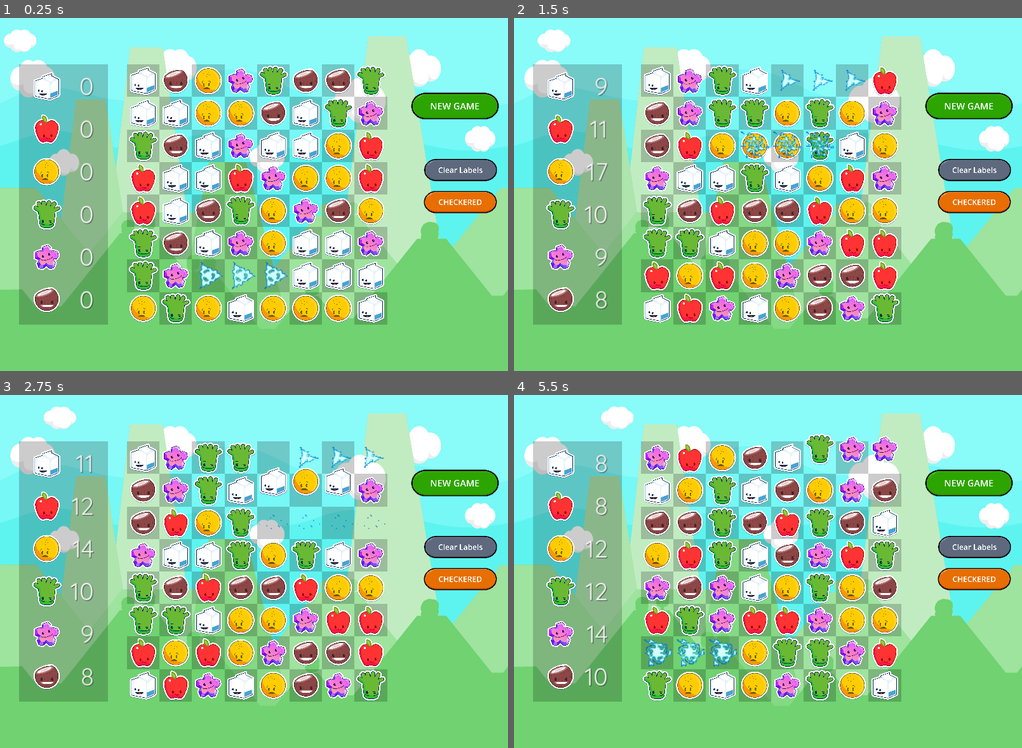
Above: before the commit, frames 1-4 (two rows, left to right).
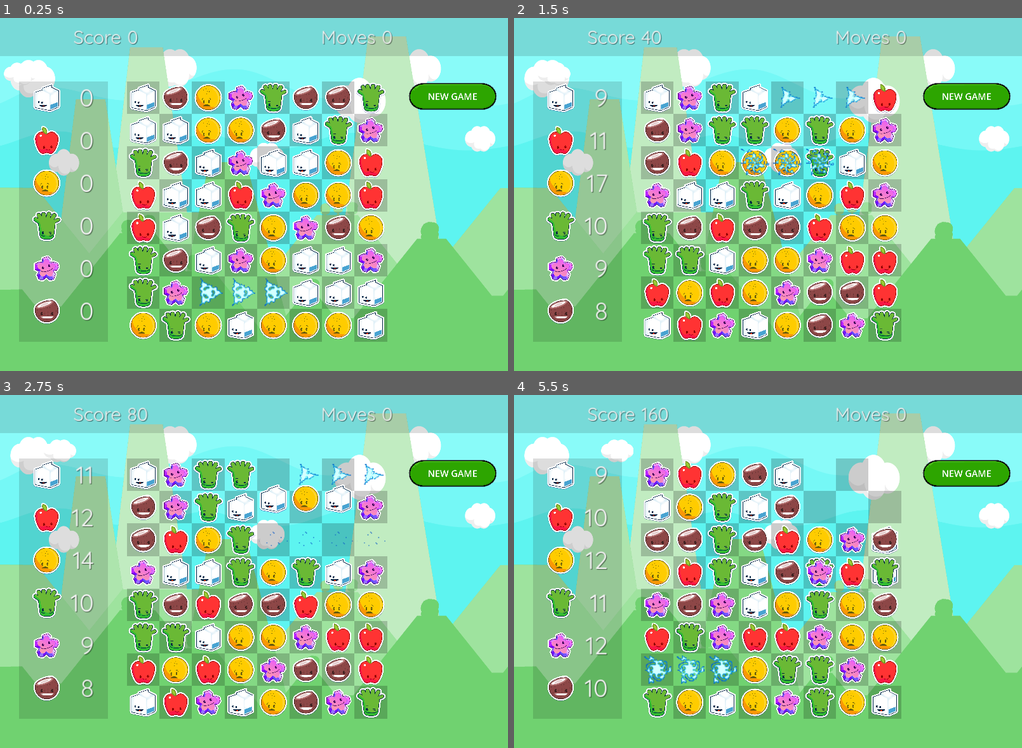
Above: after the commit, the same moments.

Repository: gitbrent/godot-match-3
Game: Godot game, scene res://game/game.tscn
Same seed, same stepped clock (60 frames per second), same inputs: the game is played once before the commit and once after it. Before the commit the project starts from res://game.tscn.
Inputs (mouse positions are in pixels of both pictures, inside the frame that each line leads up to):
- Up to frame 1 (0.25 s): no input
- Up to frame 2 (1.5 s): click "NEW GAME" at 0.5 s; click "NEW GAME" at 1.25 s
- Up to frame 3 (2.75 s): click (462, 546) at 2 s, where only the run before the commit has a clickable "Clear Labels"
- Up to frame 4 (5.5 s): click (976, 578) at 2.75 s, where only the run before the commit has a clickable "CHECKERED"; click (976, 546) at 3.5 s, where only the run before the commit has a clickable "Clear Labels"; click (976, 578) at 4.25 s, where only the run before the commit has a clickable "CHECKERED"; click "NEW GAME" at 5 s

The runs differ from the first frame. In frame 1, 51% of the frame differs, in the area x 0-100%, y 0-92%; in frame 2, 51%; in frame 3, 50%; in frame 4, 51%.

Commit message:
moved files

Diff:
--- a/animated_cloud.tscn
+++ b/game/animated_cloud.tscn
@@ -17,7 +17,7 @@
 "times": PackedFloat32Array(0, 30),
 "transitions": PackedFloat32Array(1, 1),
 "update": 0,
-"values": [Vector2(64, 90), Vector2(1936, 90)]
+"values": [Vector2(64, 220), Vector2(1936, 220)]
 }
 
 [sub_resource type="AnimationLibrary" id="AnimationLibrary_5m8mq"]
@@ -36,11 +36,14 @@
 
 [node name="Debug-Panel" type="Panel" parent="."]
 visible = false
+anchors_preset = 10
+anchor_right = 1.0
 offset_right = 2000.0
-offset_bottom = 180.0
+offset_bottom = 150.0
+grow_horizontal = 2
 
 [node name="Sprite2D" type="Sprite2D" parent="."]
-position = Vector2(64, 90)
+position = Vector2(64, 220)
 texture = ExtResource("2_vo0va")
 
 [node name="AnimationPlayer" type="AnimationPlayer" parent="."]
--- a/game.gd
+++ b/game/game.gd
@@ -2,6 +2,7 @@
 # SCENES
 @onready var game_board:GameBoard = $Board
 @onready var game_stats:VBoxContainer = $GameStats
+@onready var game_top_h_box:HBoxContainer = $GameTopHBox
 
 func _ready():
 	game_board.connect("props_updated_moves", self._on_props_updated_moves)
@@ -17,15 +18,11 @@
 	game_stats.get_child(4).get_child(1).text = str(gems_dict["PURPLE"])
 	game_stats.get_child(5).get_child(1).text = str(gems_dict["BROWN"])
 
+func _on_props_updated_score(score:int):
+	game_top_h_box.get_child(0).get_child(1).text = str(score)
+
 func _on_props_updated_moves(moves:int):
-	# TODO: name labels, then update base on this
-	#game_stats.get_child(4).get_child(1).text = str(moves)
-	print("TODO:") # TODO:
-
-func _on_props_updated_score(score:int):
-	# TODO: name labels, then update base on this
-	#game_stats.get_child(5).get_child(1).text = str(score)
-	print("TODO:") # TODO:
+	game_top_h_box.get_child(1).get_child(1).text = str(moves)
 
 func _on_newgame_button_pressed():
 	game_board.new_game()
--- a/game.tscn
+++ b/game/game.tscn
@@ -1,13 +1,14 @@
 [gd_scene load_steps=19 format=3 uid="uid://b5bfm2244ywxk"]
 
-[ext_resource type="Script" path="res://game.gd" id="1_ewnxx"]
+[ext_resource type="Script" path="res://game/game.gd" id="1_ewnxx"]
 [ext_resource type="Texture2D" uid="uid://cnlqirgwr8d4" path="res://assets/bkgd/Background.png" id="1_h8otn"]
 [ext_resource type="PackedScene" uid="uid://x4qq2j3l7nvb" path="res://game_board/board.tscn" id="2_2ltbx"]
-[ext_resource type="PackedScene" uid="uid://d0yw6oyw3qib0" path="res://animated_cloud.tscn" id="3_a1y13"]
+[ext_resource type="PackedScene" uid="uid://d0yw6oyw3qib0" path="res://game/animated_cloud.tscn" id="3_a1y13"]
 [ext_resource type="Texture2D" uid="uid://b8biy2iputyhe" path="res://assets/gems/characters_0002.png" id="3_qywvx"]
 [ext_resource type="Texture2D" uid="uid://duau66qew6757" path="res://assets/gems/characters_0001.png" id="3_sh4xh"]
+[ext_resource type="Theme" uid="uid://c58sv51ac2qkl" path="res://themes/game_top_label_theme.tres" id="4_1evut"]
 [ext_resource type="Texture2D" uid="uid://vu6oui2n7024" path="res://assets/gems/characters_0003.png" id="4_2reex"]
-[ext_resource type="Theme" uid="uid://1cdmnqyil8gy" path="res://game_stats_label_theme.tres" id="4_xf0vf"]
+[ext_resource type="Theme" uid="uid://1cdmnqyil8gy" path="res://themes/game_stats_label_theme.tres" id="4_xf0vf"]
 [ext_resource type="Texture2D" uid="uid://byliae6aa6ki2" path="res://assets/gems/characters_0005.png" id="5_g428h"]
 [ext_resource type="Texture2D" uid="uid://2vrsevjv4w43" path="res://assets/gems/characters_0007.png" id="6_ot4tf"]
 [ext_resource type="Texture2D" uid="uid://b1o34xq1pq82y" path="res://assets/gems/characters_0006.png" id="7_o4d3d"]
@@ -20,10 +21,7 @@
 bg_color = Color(0, 0, 0, 0.666667)
 
 [sub_resource type="StyleBoxFlat" id="StyleBoxFlat_k3sk6"]
-bg_color = Color(0, 0, 0, 0.2)
-
-[sub_resource type="StyleBoxFlat" id="StyleBoxFlat_imdoc"]
-bg_color = Color(0, 0, 0, 0.411765)
+bg_color = Color(0, 0, 0, 0.133333)
 
 [node name="Game" type="Node2D"]
 script = ExtResource("1_ewnxx")
@@ -47,18 +45,65 @@
 grow_vertical = 2
 theme_override_styles/panel = SubResource("StyleBoxFlat_103kv")
 
+[node name="GameTopBkgd" type="Panel" parent="."]
+anchors_preset = 10
+anchor_right = 1.0
+offset_right = 2000.0
+offset_bottom = 150.0
+grow_horizontal = 2
+theme_override_styles/panel = SubResource("StyleBoxFlat_k3sk6")
+
+[node name="GameTopHBox" type="HBoxContainer" parent="."]
+custom_minimum_size = Vector2(2000, 150)
+offset_right = 40.0
+offset_bottom = 40.0
+
+[node name="HBoxContainer1" type="HBoxContainer" parent="GameTopHBox"]
+layout_mode = 2
+size_flags_horizontal = 3
+
+[node name="Label" type="Label" parent="GameTopHBox/HBoxContainer1"]
+layout_mode = 2
+size_flags_horizontal = 3
+theme = ExtResource("4_1evut")
+text = "Score "
+horizontal_alignment = 2
+
+[node name="Value" type="Label" parent="GameTopHBox/HBoxContainer1"]
+layout_mode = 2
+size_flags_horizontal = 3
+theme = ExtResource("4_1evut")
+text = "0"
+
+[node name="HBoxContainer2" type="HBoxContainer" parent="GameTopHBox"]
+layout_mode = 2
+size_flags_horizontal = 3
+
+[node name="Label" type="Label" parent="GameTopHBox/HBoxContainer2"]
+layout_mode = 2
+size_flags_horizontal = 3
+theme = ExtResource("4_1evut")
+text = "Moves "
+horizontal_alignment = 2
+
+[node name="Value" type="Label" parent="GameTopHBox/HBoxContainer2"]
+layout_mode = 2
+size_flags_horizontal = 3
+theme = ExtResource("4_1evut")
+text = "0"
+
 [node name="GameStatsBkgd" type="Panel" parent="."]
 offset_left = 75.0
-offset_top = 183.0
+offset_top = 250.0
 offset_right = 425.0
-offset_bottom = 1207.0
+offset_bottom = 1274.0
 theme_override_styles/panel = SubResource("StyleBoxFlat_k3sk6")
 
 [node name="GameStats" type="VBoxContainer" parent="."]
 offset_left = 120.0
-offset_top = 205.0
+offset_top = 250.0
 offset_right = 370.0
-offset_bottom = 1229.0
+offset_bottom = 1274.0
 theme_override_constants/separation = 40
 
 [node name="HBoxContainer1" type="HBoxContainer" parent="GameStats"]
@@ -200,37 +245,22 @@
 [node name="BoardTextRect" type="Panel" parent="."]
 visible = false
 offset_left = 500.0
-offset_top = 183.0
+offset_top = 250.0
 offset_right = 1524.0
-offset_bottom = 1207.0
+offset_bottom = 1274.0
 theme_override_styles/panel = SubResource("StyleBoxFlat_103kv")
 
 [node name="Board" parent="." instance=ExtResource("2_2ltbx")]
-position = Vector2(500, 183)
-
-[node name="Panel" type="Panel" parent="."]
-visible = false
-anchors_preset = 8
-anchor_left = 0.5
-anchor_top = 0.5
-anchor_right = 0.5
-anchor_bottom = 0.5
-offset_left = 523.0
-offset_top = 69.0
-offset_right = 1046.0
-offset_bottom = 582.0
-grow_horizontal = 2
-grow_vertical = 2
-theme_override_styles/panel = SubResource("StyleBoxFlat_imdoc")
+position = Vector2(500, 250)
 
 [node name="AudioGemMove" type="AudioStreamPlayer" parent="."]
 stream = ExtResource("8_7jpwb")
 
 [node name="BtnNewGame" type="TextureButton" parent="."]
-offset_left = 1617.0
-offset_top = 293.0
-offset_right = 2776.0
-offset_bottom = 651.0
+offset_left = 1608.0
+offset_top = 255.0
+offset_right = 2767.0
+offset_bottom = 613.0
 scale = Vector2(0.3, 0.3)
 texture_normal = ExtResource("10_qtl06")
 
@@ -247,10 +277,11 @@
 vertical_alignment = 1
 
 [node name="BtnClearDebugLabels" type="TextureButton" parent="."]
-offset_left = 1668.0
-offset_top = 554.0
-offset_right = 2827.0
-offset_bottom = 912.0
+visible = false
+offset_left = 1657.0
+offset_top = 393.0
+offset_right = 2816.0
+offset_bottom = 751.0
 scale = Vector2(0.25, 0.25)
 texture_normal = ExtResource("11_bw3je")
 
@@ -267,10 +298,11 @@
 vertical_alignment = 1
 
 [node name="BtnMatchCol" type="TextureButton" parent="."]
-offset_left = 1667.0
-offset_top = 680.0
-offset_right = 2826.0
-offset_bottom = 1038.0
+visible = false
+offset_left = 1656.0
+offset_top = 519.0
+offset_right = 2815.0
+offset_bottom = 877.0
 scale = Vector2(0.25, 0.25)
 texture_normal = ExtResource("12_4fgvl")
 
--- a/game_board/gem_cell.tscn
+++ b/game_board/gem_cell.tscn
@@ -5,7 +5,7 @@
 [ext_resource type="Script" path="res://game_board/GemControl.gd" id="3_sh1nc"]
 [ext_resource type="Texture2D" uid="uid://dacjcttesccxk" path="res://assets/effects/explode-06.png" id="4_qqixd"]
 [ext_resource type="FontFile" uid="uid://dlhwrp5jwkrll" path="res://assets/fonts/Acme-Regular.ttf" id="5_lb5dp"]
-[ext_resource type="Theme" uid="uid://hahh0mrfx2q1" path="res://debug_label_theme.tres" id="6_hn3w3"]
+[ext_resource type="Theme" uid="uid://hahh0mrfx2q1" path="res://themes/debug_label_theme.tres" id="6_hn3w3"]
 [ext_resource type="AudioStream" uid="uid://ca0jp78fn0bi1" path="res://assets/audio/bfh1_glass_breaking_02.ogg" id="7_50xdd"]
 [ext_resource type="AudioStream" uid="uid://ds53xomd2ha1b" path="res://assets/audio/Abstract2.ogg" id="8_cgn1d"]
 
--- a/project.godot
+++ b/project.godot
@@ -11,7 +11,7 @@
 [application]
 
 config/name="Godot Match 3"
-run/main_scene="res://game.tscn"
+run/main_scene="res://game/game.tscn"
 config/features=PackedStringArray("4.2", "GL Compatibility")
 config/icon="res://icon.svg"
 
--- /dev/null
+++ b/themes/game_top_label_theme.tres
@@ -0,0 +1,12 @@
+[gd_resource type="Theme" load_steps=2 format=3 uid="uid://c58sv51ac2qkl"]
+
+[ext_resource type="FontFile" uid="uid://bylgyjavx5yts" path="res://assets/fonts/Quicksand-Regular.ttf" id="1_0i4hy"]
+
+[resource]
+default_font = ExtResource("1_0i4hy")
+Label/colors/font_color = Color(0.945098, 0.945098, 0.945098, 1)
+Label/colors/font_outline_color = Color(0, 0, 0, 0.411765)
+Label/colors/font_shadow_color = Color(0, 0, 0, 0.411765)
+Label/constants/shadow_offset_x = 3
+Label/constants/shadow_offset_y = 3
+Label/font_sizes/font_size = 72
Renamed: debug_label_theme.tres -> themes/debug_label_theme.tres
Renamed: game_stats_label_theme.tres -> themes/game_stats_label_theme.tres
